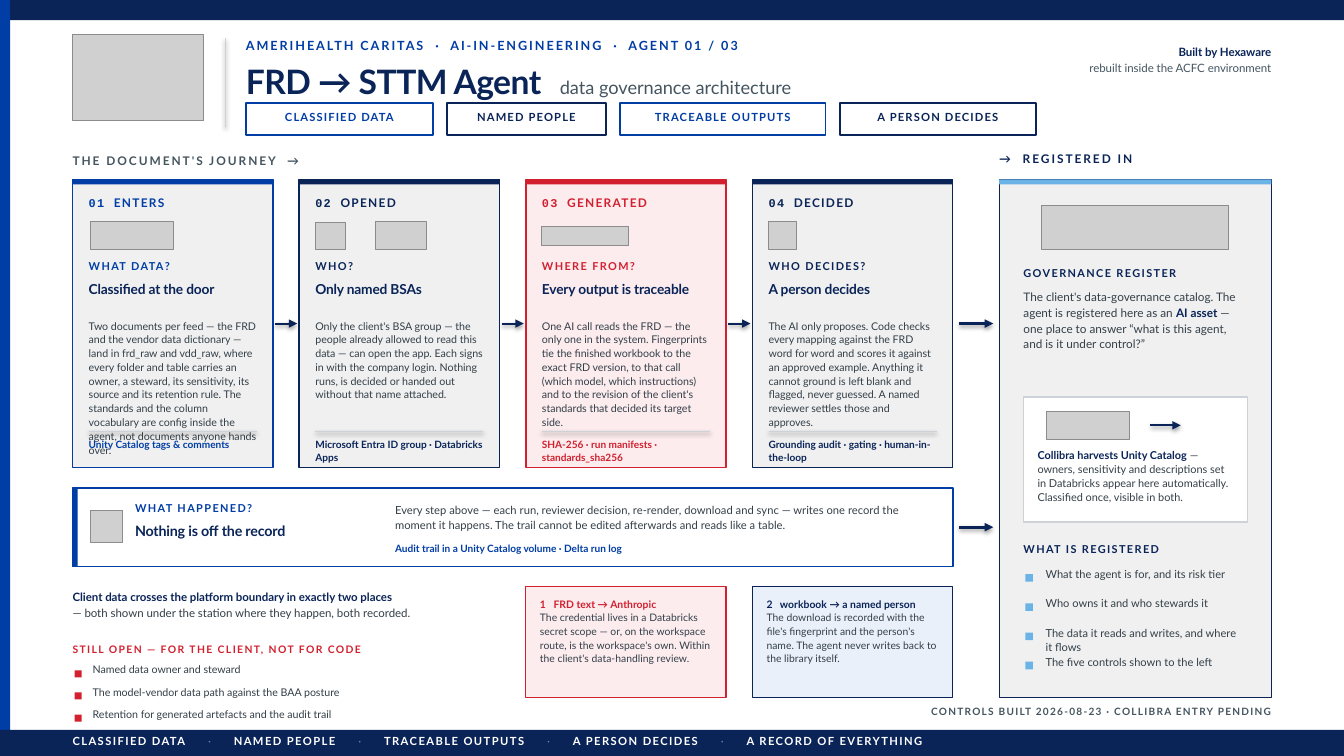
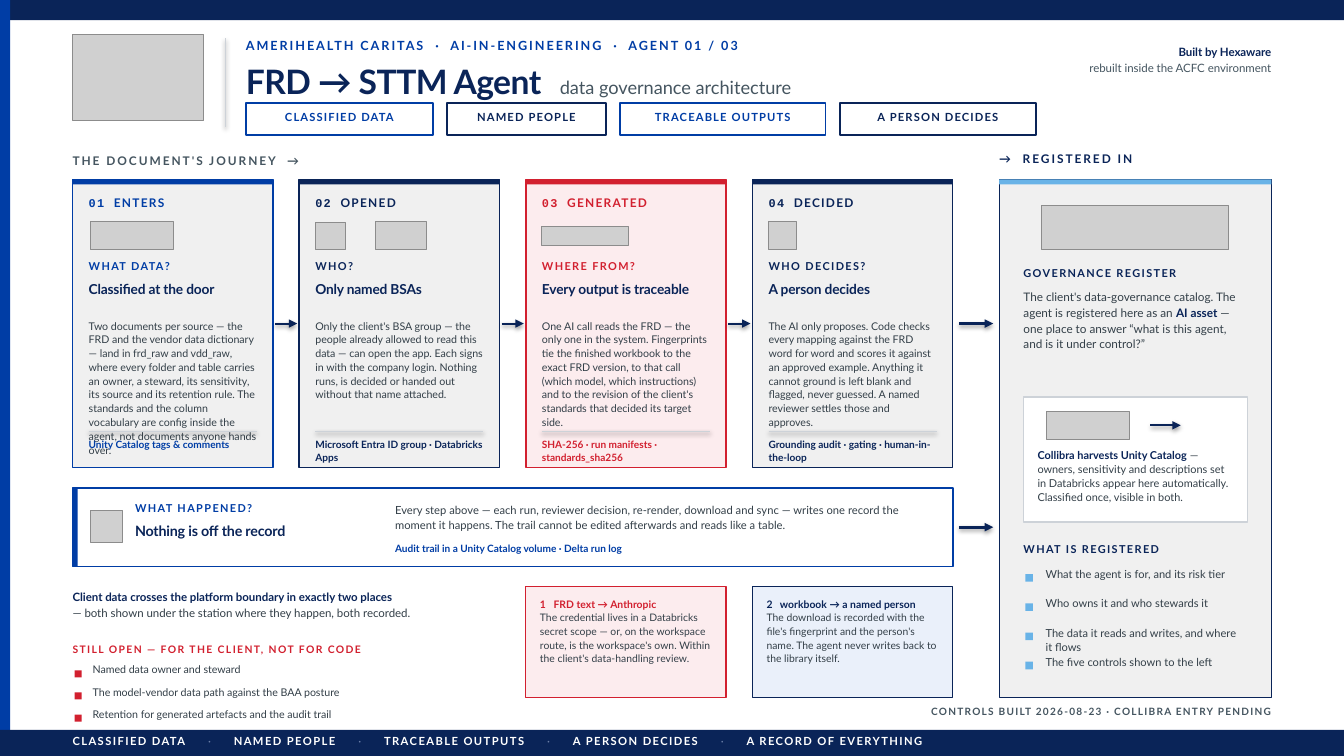
Before and after one commit to ArjunP4Hexaware/frd-to-sttm-agent-v2, a slide deck: slide 1 of context/FRD-to-STTM-Agent-Data-Governance-Architecture.pptx. Drawn at 1344x756 pixels with LibreOffice and Linux fonts; fonts in the diff are those of the drawing; grey boxes stand for pictures. Boxes give left, top, right and bottom in pixels: in the first picture for what was removed or moved away, otherwise in the second. Text is boxed around its words. In the diff, an @@ line names an element or a change of style, - is before the commit and + after.

```diff
--- a/context/FRD-to-STTM-Agent-Data-Governance-Architecture.pptx
+++ b/context/FRD-to-STTM-Agent-Data-Governance-Architecture.pptx
@@ text at (89, 322, 257, 440): text changed @@
-Two documents per feed — the FRD and the vendor data dictionary — land in frd_raw and vdd_raw, where every folder and table carries an owner, a steward, its sensitivity, its source and its retention rule. The standards and the column vocabulary are config inside the agent, not documents anyone hands over.
+Two documents per source — the FRD and the vendor data dictionary — land in frd_raw and vdd_raw, where every folder and table carries an owner, a steward, its sensitivity, its source and its retention rule. The standards and the column vocabulary are config inside the agent, not documents anyone hands over.
```
Also in this commit, not shown: 18 other files.
